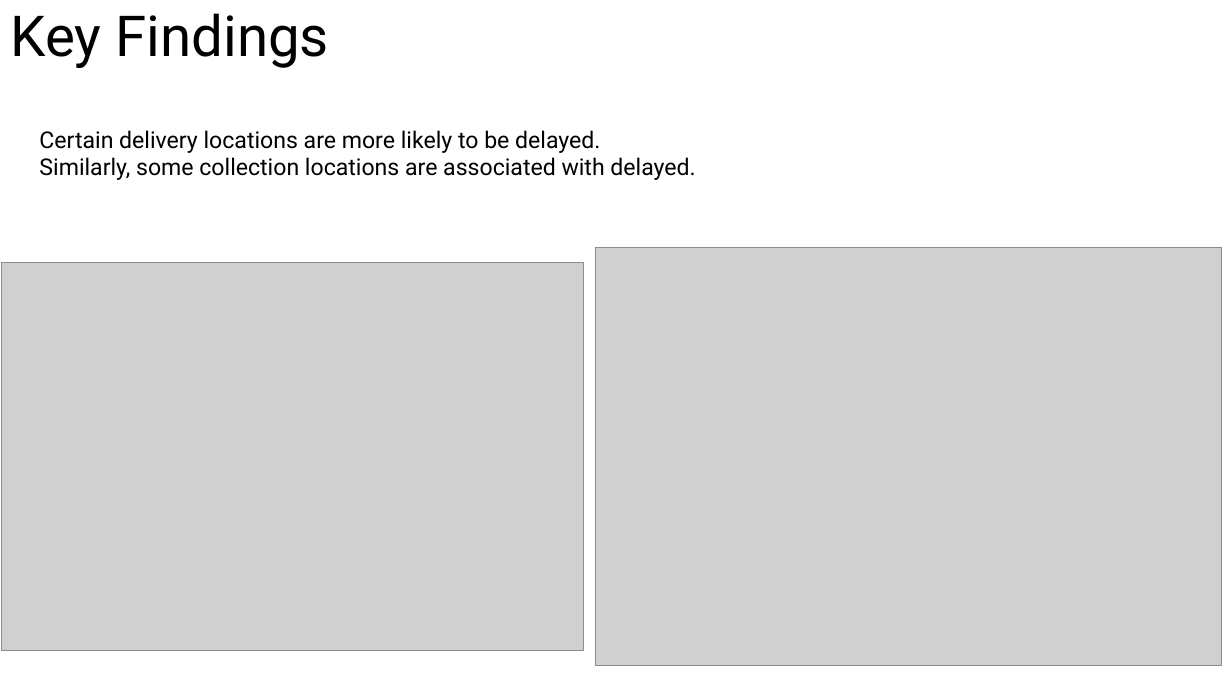
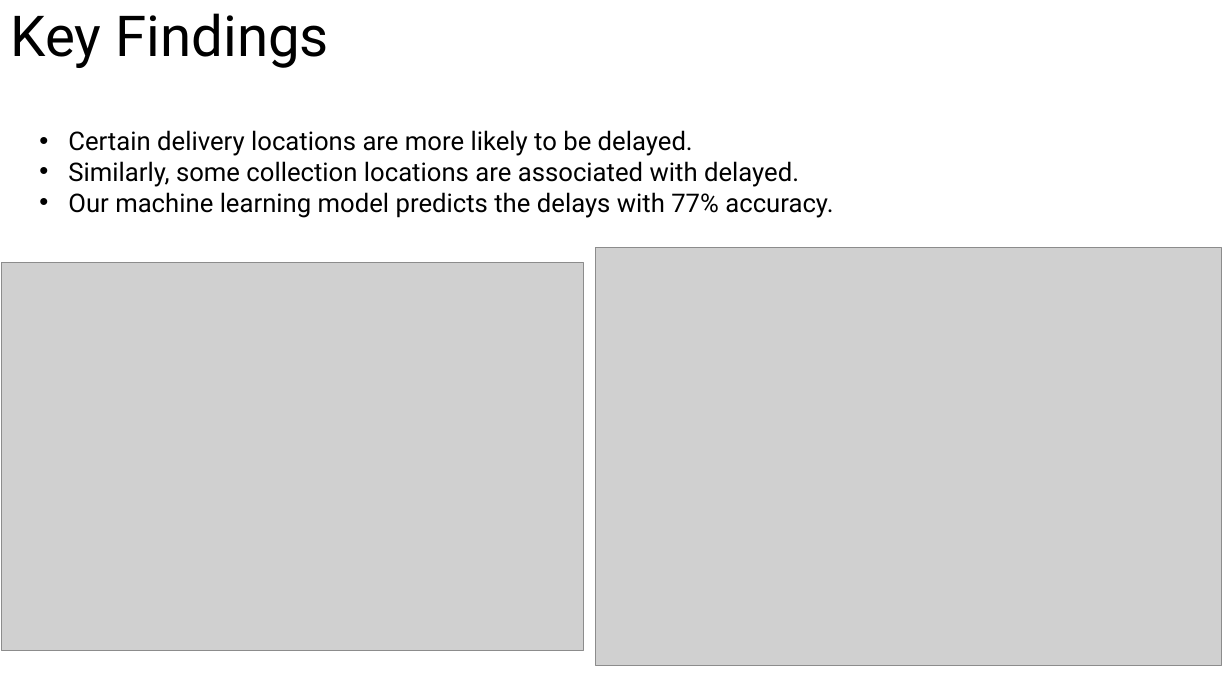
Before and after one commit to dansileshi/Shipment-Delay-Analysis, a slide deck: slide 7 of Shipment Delay Analysis Overview.pptx. Drawn at 1232x693 pixels with LibreOffice and Linux fonts; fonts in the diff are those of the drawing; grey boxes stand for pictures. Boxes give left, top, right and bottom in pixels: in the first picture for what was removed or moved away, otherwise in the second. Text is boxed around its words. In the diff, an @@ line names an element or a change of style, - is before the commit and + after.

Commit message:
updating the ppt

```diff
--- a/Shipment Delay Analysis Overview.pptx
+++ b/Shipment Delay Analysis Overview.pptx
@@ text at (x1=68, y1=130, x2=799, y2=187): size 18 to 20 pt in "Certain delivery locations are more likely to ...", "Similarly, some collection locations are associated with ..."; bullet none to • @@
@@ text at (x1=68, y1=192, x2=833, y2=218): paragraph added @@
+• Our machine learning model predicts the delays with 77% accuracy.
```
Also in this commit, not shown: 1 other slide changed.
